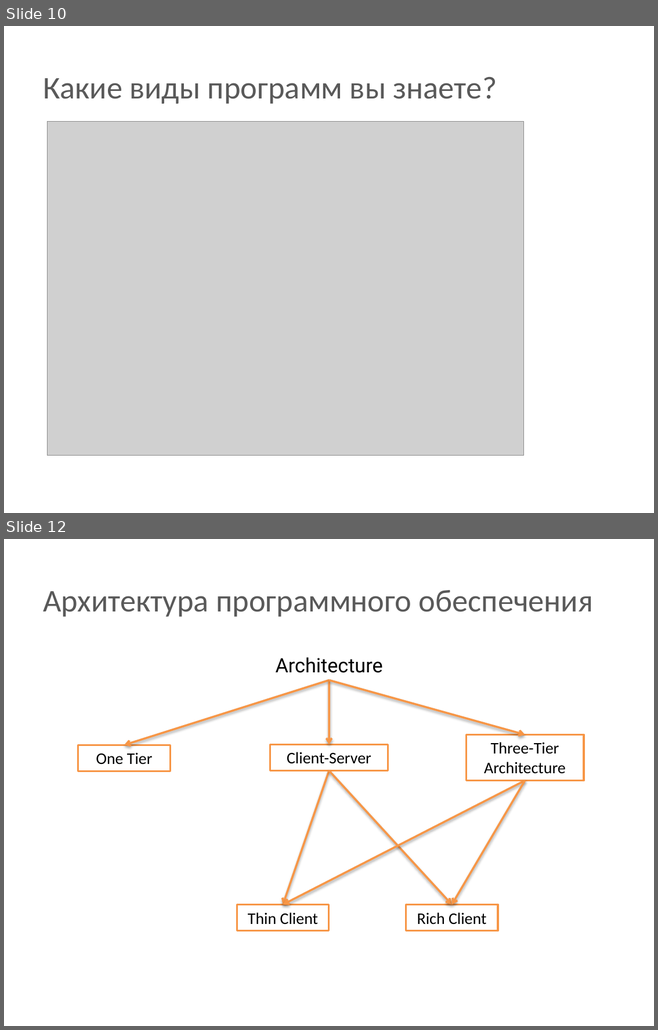
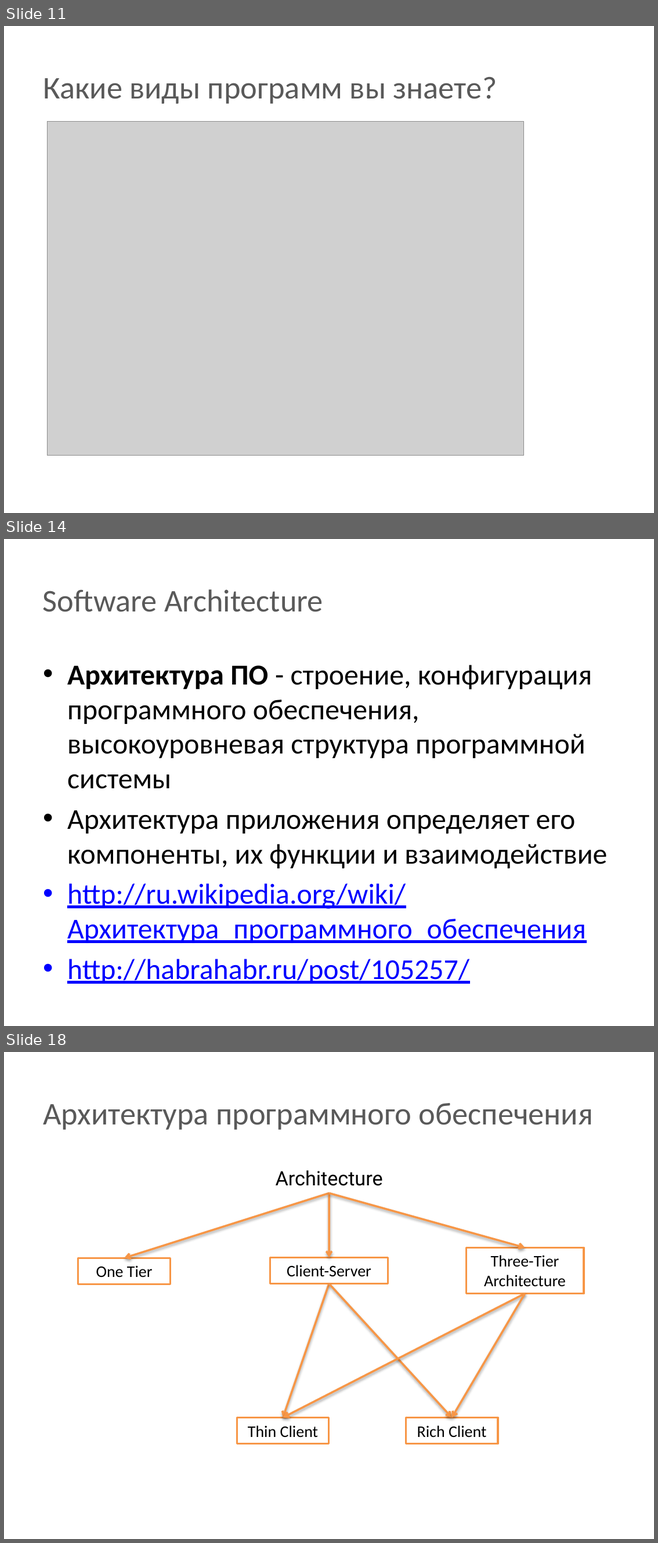
Before and after one commit to BigRacer/swtesting, a slide deck: 1.Introduction_part2/Introduction.pptx. Shown one above the other, each under a label of ours: slides 10 and 12 before the commit, slides 11, 14 and 18 after it; the slides between them are not shown. The pictures are 658x1030 and 658x1543 pixels, drawn with LibreOffice and Linux fonts; fonts in the diff are those of the drawing; grey boxes stand for pictures; background and template pictures are left out. Boxes give left, top, right and bottom in pixels: in the first picture for what was removed or moved away, otherwise in the second. Text is boxed around its words. In the diff, an @@ line names an element or a change of style, - is before the commit and + after.

```diff
--- a/1.Introduction_part2/Introduction.pptx
+++ b/1.Introduction_part2/Introduction.pptx
@@ slide 14 added at (4,539,654,1026), background picture (left out) @@
@@ text added at (43,589,323,612), 35 pt, text #595959 @@
+Software Architecture
@@ text added at (67,665,607,984), 32 pt, text #000000 @@
+• Архитектура ПО - строение, конфигурация программного обеспечения, высокоуровневая структура программной системы
+• Архитектура приложения определяет его компоненты, их функции и взаимодействие
+• http://ru.wikipedia.org/wiki/Архитектура_программного_обеспечения
+• http://habrahabr.ru/post/105257/
@@ what was slide 10 is now slide 11 @@
@@ what was slide 12 is now slide 18 @@
```
Also in this commit, not shown: 8 slides changed, 4 other slides added, 2 other files.
